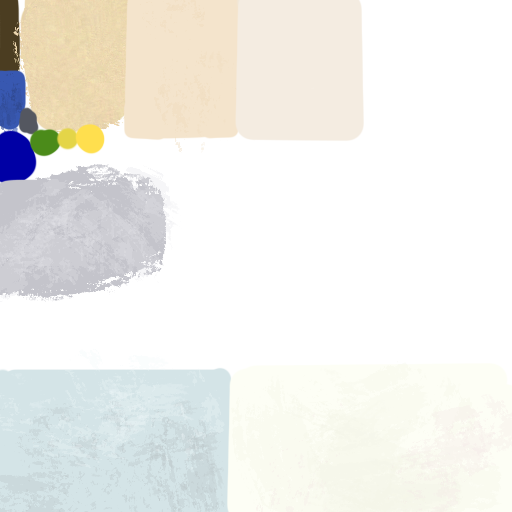
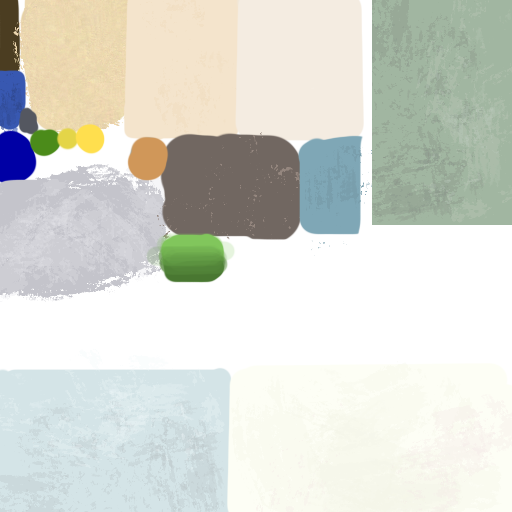
Layer changes from the first 512×512 image to the second:
added layer "Layer 2" above "Layer 1" over box(372, 0, 512, 225)
painted on "Layer 1" over box(127, 132, 374, 283)
